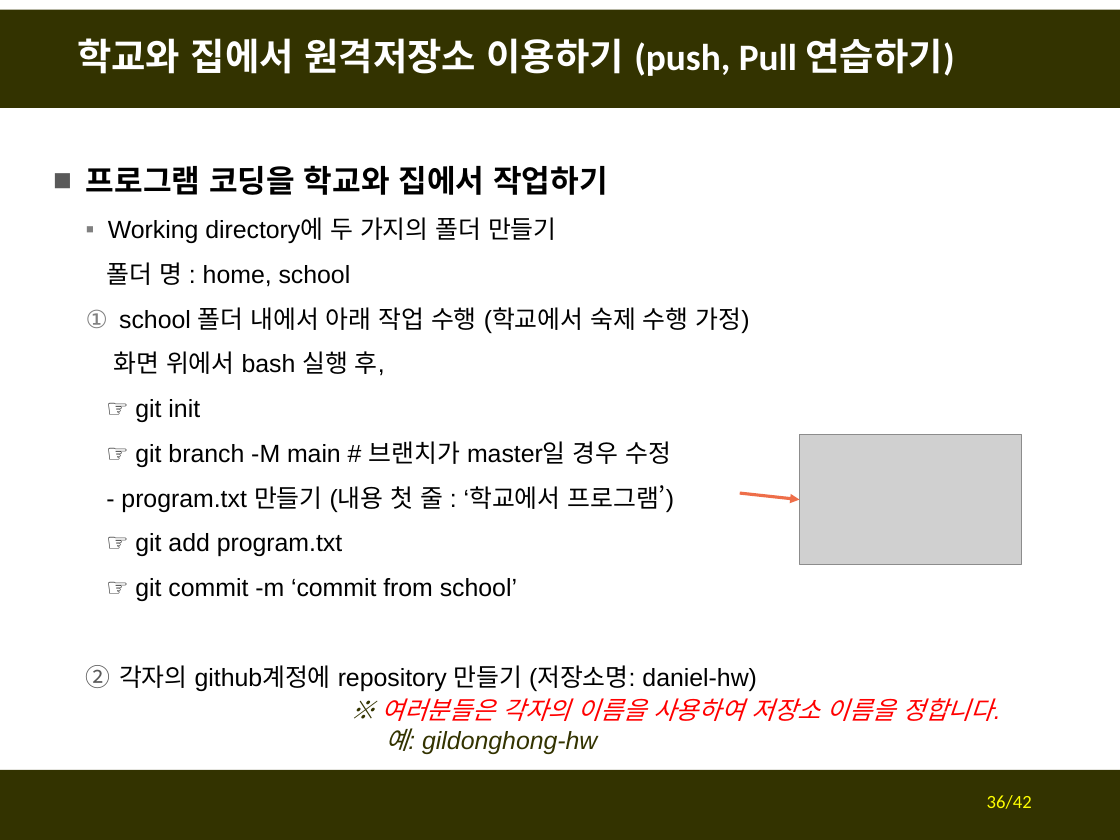
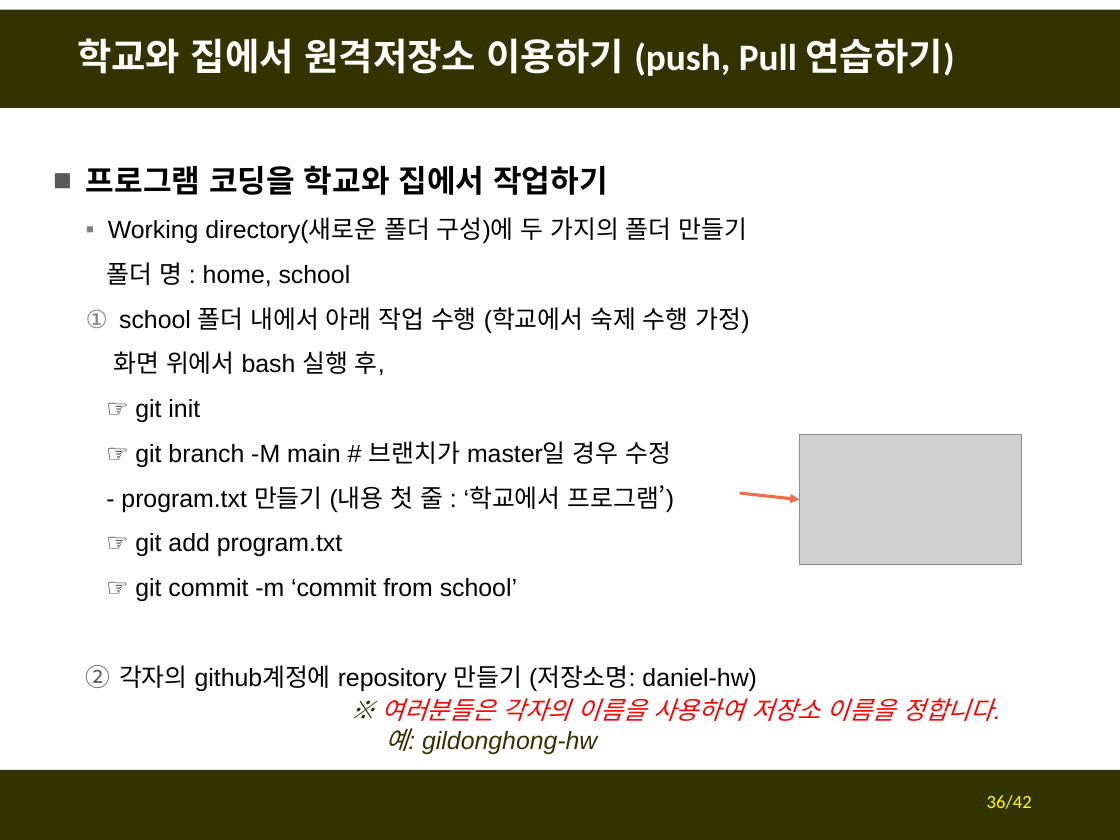
Before and after one commit to fasthill/github-lecture, a slide deck: slide 36 of git및github첫걸음2-원격저장소만들기.pptx. Drawn at 1120x840 pixels with LibreOffice and Linux fonts; fonts in the diff are those of the drawing; grey boxes stand for pictures. Boxes give left, top, right and bottom in pixels: in the first picture for what was removed or moved away, otherwise in the second. Text is boxed around its words. In the diff, an @@ line names an element or a change of style, - is before the commit and + after.

```diff
--- a/git및github첫걸음2-원격저장소만들기.pptx
+++ b/git및github첫걸음2-원격저장소만들기.pptx
@@ text at <box>108,217,747,243</box>: text changed @@
-  ▪ Working directory에 두 가지의 폴더 만들기
+  ▪ Working directory(새로운 폴더 구성)에 두 가지의 폴더 만들기
```
Also in this commit, not shown: 2 other slides changed.
